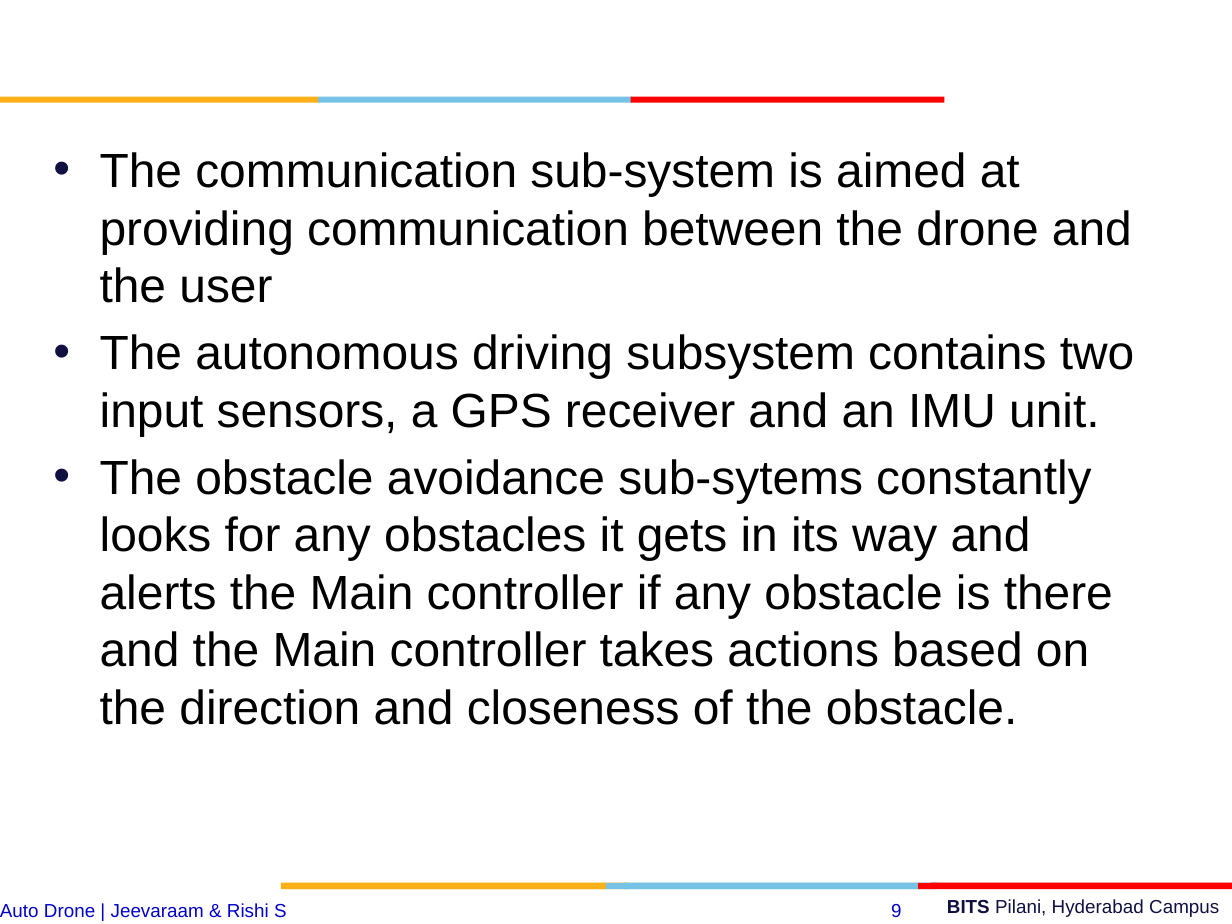
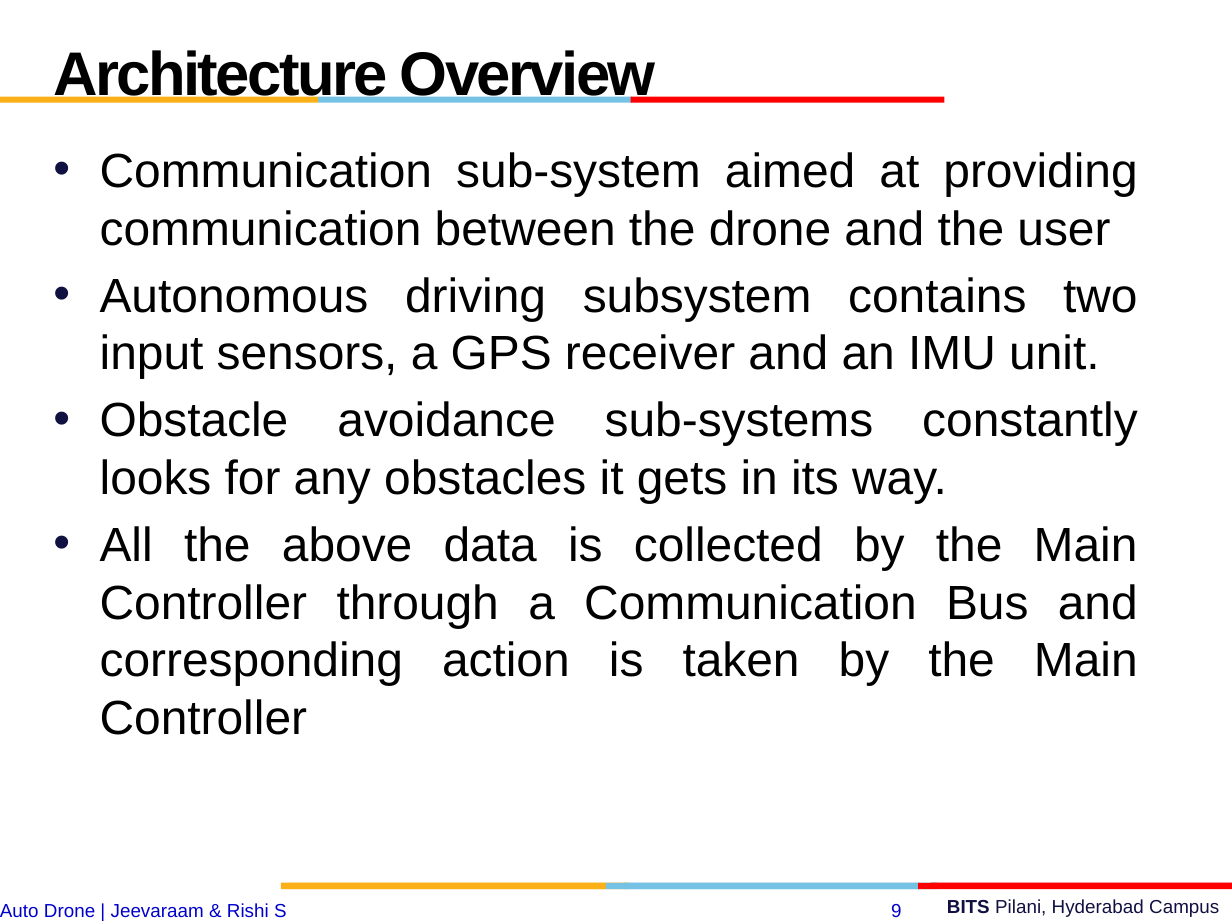
Before and after one commit to jeevaraam/AutoDrone, a slide deck: slide 9 of esd final.pptx. Drawn at 1232x924 pixels with LibreOffice and Linux fonts; fonts in the diff are those of the drawing; background and template pictures are left out. Boxes give left, top, right and bottom in pixels: in the first picture for what was removed or moved away, otherwise in the second. Text is boxed around its words. In the diff, an @@ line names an element or a change of style, - is before the commit and + after.

```diff
--- a/esd final.pptx
+++ b/esd final.pptx
@@ text added at (53,50,656,103), 36 pt, text #000000, bold @@
+Architecture Overview
@@ text at (100,152,1138,735): text changed @@
-• The communication sub-system is aimed at providing communication between the drone and the user
-• The autonomous driving subsystem contains two input sensors, a GPS receiver and an IMU unit.
-• The obstacle avoidance sub-sytems constantly looks for any obstacles it gets in its way and alerts the Main controller if any obstacle is there and the Main controller takes actions based on the direction and closeness of the obstacle.
+• Communication sub-system aimed at providing communication between the drone and the user
+• Autonomous driving subsystem contains two input sensors, a GPS receiver and an IMU unit.
+• Obstacle avoidance sub-systems constantly looks for any obstacles it gets in its way.
+• All the above data is collected by the Main Controller through a Communication Bus and corresponding action is taken by the Main Controller
```
Also in this commit, not shown: 11 other slides changed, 3 slides added, 2 slides removed.
